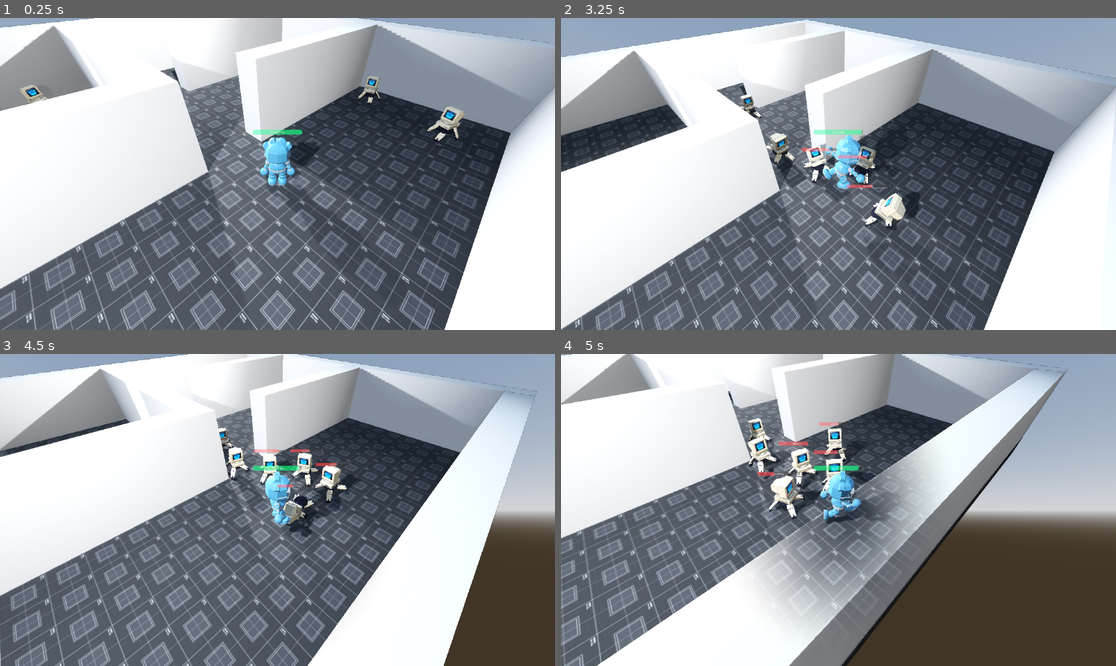
Above: before the commit, frames 1-4 (two rows, left to right).
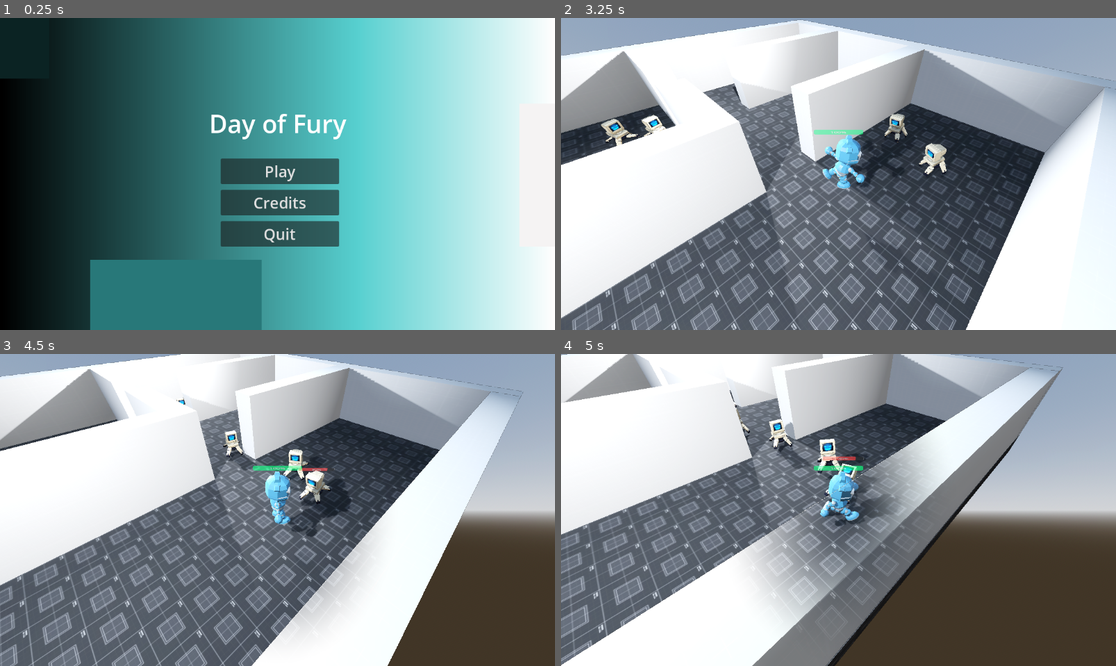
Above: after the commit, the same moments.

Repository: iparosds/Day-of-Fury
Game: Godot game, scene res://scenes/main_menu.tscn
The game is run twice, just before and just after one commit, with the same random seed, the same clock (stepped at 60 frames per second) and the same inputs. Before the commit the project starts from res://scenes/world.tscn.
Inputs (mouse positions are in pixels of both pictures, inside the frame that each line leads up to):
- Up to frame 1 (0.25 s): no input
- Up to frame 2 (3.25 s): click (838, 202) at 0.5 s, where only the run after the commit has a clickable "Credits"; click (838, 258) at 1.25 s, where only the run after the commit has a clickable "Main Menu"; click (838, 170) at 2 s, where only the run after the commit has a clickable "Play"; tap Enter (ui_accept) at 2.75, 3.02 s; move the mouse to (960, 158) at 2.77 s; hold D (right) from 2.78 s (still down); click (960, 158) at 2.85 s
- Up to frame 3 (4.5 s): move the mouse to (166, 525) at 3.52 s; release D (right) at 3.53 s; hold S (backward) 3.53-4.28 s; click (166, 525) at 3.6 s; tap Enter (ui_accept) at 3.77 s; move the mouse to (333, 441) at 4.27 s; hold D (right) from 4.28 s (still down); click (333, 441) at 4.35 s
- Up to frame 4 (5 s): keep holding D (right)

The runs differ from the first frame. In frame 1, 95% of the frame differs, in the area x 0-100%, y 0-100%; in frame 2, 24%; in frame 3, 30%; in frame 4, 20%.

Commit message:
criar main menu e game over

Diff:
--- a/project.godot
+++ b/project.godot
@@ -11,7 +11,7 @@
 [application]
 
 config/name="Day of Fury"
-run/main_scene="uid://sexva2yp2cww"
+run/main_scene="uid://dgguf4jnts01r"
 config/features=PackedStringArray("4.5", "Forward Plus")
 config/icon="res://icon.svg"
 
--- /dev/null
+++ b/scenes/main_menu.tscn
@@ -0,0 +1,222 @@
+[gd_scene load_steps=4 format=3 uid="uid://dgguf4jnts01r"]
+
+[ext_resource type="Script" uid="uid://eem0putghxav" path="res://scripts/main_menu.gd" id="1_l6cm7"]
+
+[sub_resource type="Gradient" id="Gradient_vue75"]
+offsets = PackedFloat32Array(0, 0.64324325, 1)
+colors = PackedColorArray(0, 0, 0, 1, 0.34117648, 0.8156863, 0.8156863, 1, 1, 1, 1, 1)
+
+[sub_resource type="GradientTexture1D" id="GradientTexture1D_l6cm7"]
+gradient = SubResource("Gradient_vue75")
+
+[node name="MainMenu" type="Control"]
+layout_mode = 3
+anchors_preset = 15
+anchor_right = 1.0
+anchor_bottom = 1.0
+grow_horizontal = 2
+grow_vertical = 2
+script = ExtResource("1_l6cm7")
+
+[node name="TextureRect" type="TextureRect" parent="."]
+layout_mode = 1
+anchors_preset = 15
+anchor_right = 1.0
+anchor_bottom = 1.0
+grow_horizontal = 2
+grow_vertical = 2
+texture = SubResource("GradientTexture1D_l6cm7")
+
+[node name="Control2" type="Control" parent="."]
+layout_mode = 1
+anchors_preset = 8
+anchor_left = 0.5
+anchor_top = 0.5
+anchor_right = 0.5
+anchor_bottom = 0.5
+offset_left = -20.0
+offset_top = -20.0
+offset_right = 20.0
+offset_bottom = 20.0
+grow_horizontal = 2
+grow_vertical = 2
+
+[node name="ColorRect" type="ColorRect" parent="Control2"]
+layout_mode = 0
+offset_left = -336.0
+offset_top = 209.0
+offset_right = 20.0
+offset_bottom = 941.0
+color = Color(0.15557122, 0.4723683, 0.4727434, 1)
+
+[node name="ColorRect2" type="ColorRect" parent="Control2"]
+layout_mode = 0
+offset_left = 555.0
+offset_top = -115.0
+offset_right = 1107.0
+offset_bottom = 182.0
+color = Color(0.9607843, 0.9529412, 0.9529412, 1)
+
+[node name="ColorRect3" type="ColorRect" parent="Control2"]
+layout_mode = 0
+offset_left = -1309.0
+offset_top = -907.0
+offset_right = -421.0
+offset_bottom = -167.0
+color = Color(0.043137256, 0.13725491, 0.13725491, 1)
+
+[node name="Control" type="Control" parent="."]
+layout_mode = 1
+anchors_preset = 8
+anchor_left = 0.5
+anchor_top = 0.5
+anchor_right = 0.5
+anchor_bottom = 0.5
+grow_horizontal = 2
+grow_vertical = 2
+
+[node name="GameLabel" type="Label" parent="Control"]
+layout_mode = 1
+anchors_preset = 8
+anchor_left = 0.5
+anchor_top = 0.5
+anchor_right = 0.5
+anchor_bottom = 0.5
+offset_left = -142.0
+offset_top = -141.0
+offset_right = 142.0
+offset_bottom = -69.0
+grow_horizontal = 2
+grow_vertical = 2
+theme_override_font_sizes/font_size = 52
+text = "Day of Fury"
+horizontal_alignment = 1
+vertical_alignment = 1
+
+[node name="CreditsLabel" type="Label" parent="Control"]
+visible = false
+layout_mode = 1
+anchors_preset = 8
+anchor_left = 0.5
+anchor_top = 0.5
+anchor_right = 0.5
+anchor_bottom = 0.5
+offset_left = -142.0
+offset_top = -175.0
+offset_right = 142.0
+offset_bottom = -103.0
+grow_horizontal = 2
+grow_vertical = 2
+theme_override_font_sizes/font_size = 52
+text = "Credits"
+horizontal_alignment = 1
+vertical_alignment = 1
+
+[node name="MainMenuContainer" type="VBoxContainer" parent="Control"]
+layout_mode = 1
+anchors_preset = 8
+anchor_left = 0.5
+anchor_top = 0.5
+anchor_right = 0.5
+anchor_bottom = 0.5
+offset_left = -118.0
+offset_top = -29.0
+offset_right = 128.0
+offset_bottom = 147.5
+grow_horizontal = 2
+grow_vertical = 2
+
+[node name="PlayButton" type="Button" parent="Control/MainMenuContainer"]
+layout_mode = 2
+theme_override_font_sizes/font_size = 32
+text = "Play"
+
+[node name="HSeparator" type="HSeparator" parent="Control/MainMenuContainer"]
+modulate = Color(1, 1, 1, 0)
+layout_mode = 2
+
+[node name="CreditsButton" type="Button" parent="Control/MainMenuContainer"]
+layout_mode = 2
+theme_override_font_sizes/font_size = 32
+text = "Credits"
+
+[node name="HSeparator2" type="HSeparator" parent="Control/MainMenuContainer"]
+modulate = Color(1, 1, 1, 0)
+layout_mode = 2
+
+[node name="QuitButton" type="Button" parent="Control/MainMenuContainer"]
+layout_mode = 2
+theme_override_font_sizes/font_size = 32
+text = "Quit"
+
+[node name="CreditsContainer" type="VBoxContainer" parent="Control"]
+visible = false
+layout_mode = 1
+anchors_preset = 8
+anchor_left = 0.5
+anchor_top = 0.5
+anchor_right = 0.5
+anchor_bottom = 0.5
+offset_left = -118.0
+offset_top = -29.0
+offset_right = 128.0
+offset_bottom = 147.5
+grow_horizontal = 2
+grow_vertical = 2
+
+[node name="Label" type="Label" parent="Control/CreditsContainer"]
+layout_mode = 2
+theme_override_font_sizes/font_size = 24
+text = "Eu"
+horizontal_alignment = 1
+vertical_alignment = 1
+
+[node name="Label2" type="Label" parent="Control/CreditsContainer"]
+layout_mode = 2
+theme_override_font_sizes/font_size = 24
+text = "Tu"
+horizontal_alignment = 1
+vertical_alignment = 1
+
+[node name="Label3" type="Label" parent="Control/CreditsContainer"]
+layout_mode = 2
+theme_override_font_sizes/font_size = 24
+text = "Ele"
+horizontal_alignment = 1
+vertical_alignment = 1
+
+[node name="Label4" type="Label" parent="Control/CreditsContainer"]
+layout_mode = 2
+theme_override_font_sizes/font_size = 24
+text = "Nos"
+horizontal_alignment = 1
+vertical_alignment = 1
+
+[node name="Label5" type="Label" parent="Control/CreditsContainer"]
+layout_mode = 2
+theme_override_font_sizes/font_size = 24
+text = "Vos"
+horizontal_alignment = 1
+vertical_alignment = 1
+
+[node name="Label6" type="Label" parent="Control/CreditsContainer"]
+layout_mode = 2
+theme_override_font_sizes/font_size = 24
+text = "Eles"
+horizontal_alignment = 1
+vertical_alignment = 1
+
+[node name="HSeparator2" type="HSeparator" parent="Control/CreditsContainer"]
+modulate = Color(1, 1, 1, 0)
+layout_mode = 2
+
+[node name="MainMenuButton" type="Button" parent="Control/CreditsContainer"]
+layout_mode = 2
+theme_override_font_sizes/font_size = 32
+text = "Main Menu"
+
+[connection signal="item_rect_changed" from="." to="." method="_on_item_rect_changed"]
+[connection signal="pressed" from="Control/MainMenuContainer/PlayButton" to="." method="_on_play_button_pressed"]
+[connection signal="pressed" from="Control/MainMenuContainer/CreditsButton" to="." method="_on_credits_button_pressed"]
+[connection signal="pressed" from="Control/MainMenuContainer/QuitButton" to="." method="_on_quit_button_pressed"]
+[connection signal="pressed" from="Control/CreditsContainer/MainMenuButton" to="." method="_on_main_menu_button_pressed"]
--- a/scenes/world.tscn
+++ b/scenes/world.tscn
@@ -7,6 +7,20 @@
 [ext_resource type="Material" uid="uid://ckn4iqgf3jxcm" path="res://materials/floor_material.tres" id="5_e3hyu"]
 [ext_resource type="Material" uid="uid://cwjli7ix2o4yc" path="res://materials/wall_material.tres" id="6_q5onr"]
 [ext_resource type="Script" uid="uid://db8gnroasgryu" path="res://scripts/world/auto_hider.gd" id="7_jhx03"]
+[ext_resource type="Script" uid="uid://bknnd4kfmq2d5" path="res://scripts/world/game_over.gd" id="9_7r4gi"]
+
+[sub_resource type="PackedScene" id="PackedScene_4mrxx"]
+_bundled = {
+"conn_count": 0,
+"conns": PackedInt32Array(),
+"editable_instances": [],
+"names": PackedStringArray("GameOver", "process_mode", "script", "Node3D"),
+"node_count": 1,
+"node_paths": [],
+"nodes": PackedInt32Array(-1, -1, 3, 0, -1, 2, 1, 0, 2, 1, 0),
+"variants": [3, ExtResource("9_7r4gi")],
+"version": 3
+}
 
 [sub_resource type="ProceduralSkyMaterial" id="ProceduralSkyMaterial_jyhfs"]
 sky_horizon_color = Color(0.66224277, 0.6717428, 0.6867428, 1)
@@ -29,8 +43,16 @@
 vertices = PackedVector3Array(-5.2575693, 4, -9, -5.0075693, 4, -1.75, -5.0075693, 4, -9, 0.9924307, 4, -9.25, 1.492430 …(861 unchanged characters)…
 polygons = [PackedInt32Array(2, 1, 0), PackedInt32Array(5, 4, 3), PackedInt32Array(8, 7, 6), PackedInt32Array(11, 10, 9 …(1248 unchanged characters)…
 
+[sub_resource type="Gradient" id="Gradient_4mrxx"]
+offsets = PackedFloat32Array(0, 0.5837838, 1)
+colors = PackedColorArray(0, 0, 0, 1, 1, 0.16470589, 0.1764706, 1, 1, 1, 1, 1)
+
+[sub_resource type="GradientTexture1D" id="GradientTexture1D_7r4gi"]
+gradient = SubResource("Gradient_4mrxx")
+
 [node name="world" type="Node3D"]
 script = ExtResource("1_i7141")
+game_over_scene = SubResource("PackedScene_4mrxx")
 
 [node name="WorldEnvironment" type="WorldEnvironment" parent="."]
 environment = SubResource("Environment_tefeu")
@@ -155,3 +177,89 @@
 material_override = ExtResource("6_q5onr")
 use_collision = true
 size = Vector3(1, 3, 8)
+
+[node name="UI" type="CanvasLayer" parent="."]
+process_mode = 3
+
+[node name="GameOver" type="Control" parent="UI"]
+process_mode = 3
+layout_mode = 3
+anchors_preset = 15
+anchor_right = 1.0
+anchor_bottom = 1.0
+grow_horizontal = 2
+grow_vertical = 2
+script = ExtResource("9_7r4gi")
+
+[node name="TextureRect" type="TextureRect" parent="UI/GameOver"]
+layout_mode = 1
+anchors_preset = 15
+anchor_right = 1.0
+anchor_bottom = 1.0
+grow_horizontal = 2
+grow_vertical = 2
+texture = SubResource("GradientTexture1D_7r4gi")
+
+[node name="Control" type="Control" parent="UI/GameOver"]
+layout_mode = 1
+anchors_preset = 15
+anchor_right = 1.0
+anchor_bottom = 1.0
+grow_horizontal = 2
+grow_vertical = 2
+
+[node name="Label" type="Label" parent="UI/GameOver/Control"]
+layout_mode = 1
+anchors_preset = 8
+anchor_left = 0.5
+anchor_top = 0.5
+anchor_right = 0.5
+anchor_bottom = 0.5
+offset_left = -141.5
+offset_top = -140.0
+offset_right = 141.5
+offset_bottom = -68.0
+grow_horizontal = 2
+grow_vertical = 2
+theme_override_font_sizes/font_size = 52
+text = "Game Over"
+horizontal_alignment = 1
+vertical_alignment = 1
+
+[node name="VBoxContainer" type="VBoxContainer" parent="UI/GameOver/Control"]
+layout_mode = 1
+anchors_preset = 8
+anchor_left = 0.5
+anchor_top = 0.5
+anchor_right = 0.5
+anchor_bottom = 0.5
+offset_left = -83.0
+offset_top = -44.0
+offset_right = 83.0
+offset_bottom = 44.0
+grow_horizontal = 2
+grow_vertical = 2
+
+[node name="RestartGameButton" type="Button" parent="UI/GameOver/Control/VBoxContainer"]
+process_mode = 3
+layout_mode = 2
+size_flags_horizontal = 3
+size_flags_vertical = 3
+theme_override_font_sizes/font_size = 24
+text = "Restart Game"
+
+[node name="HSeparator" type="HSeparator" parent="UI/GameOver/Control/VBoxContainer"]
+modulate = Color(1, 1, 1, 0)
+layout_mode = 2
+
+[node name="MainMenuButton" type="Button" parent="UI/GameOver/Control/VBoxContainer"]
+process_mode = 3
+layout_mode = 2
+size_flags_horizontal = 3
+size_flags_vertical = 6
+theme_override_font_sizes/font_size = 24
+text = "Main Menu"
+metadata/_edit_use_anchors_ = true
+
+[connection signal="pressed" from="UI/GameOver/Control/VBoxContainer/RestartGameButton" to="UI/GameOver" method="_on_restart_game_button_pressed"]
+[connection signal="pressed" from="UI/GameOver/Control/VBoxContainer/MainMenuButton" to="UI/GameOver" method="_on_main_menu_button_pressed"]
--- a/scripts/enemies/spider/spider.gd
+++ b/scripts/enemies/spider/spider.gd
@@ -138,9 +138,14 @@
 	player_in_range = false
 
 
+# Ativa o hitbox de ataque do spider.
+# Essa função é chamada via AnimationPlayer (track de chamada de método)
 func attack_hitbox_enable() -> void:
 	spider_hit_box.enable()
 
 
+# Desativa o hitbox de ataque do spider.
+# Também é chamada pela animação para garantir que o dano
+# só seja aplicado durante os frames corretos do ataque.
 func attack_hitbox_disable() -> void:
 	spider_hit_box.disable()
--- /dev/null
+++ b/scripts/main_menu.gd
@@ -0,0 +1,69 @@
+extends Control
+
+# Nó que recebe o efeito de parallax (movimento suave)
+@onready var control_2: Control = $Control2
+# Containers de UI
+@onready var main_menu_container: VBoxContainer = $Control/MainMenuContainer
+@onready var credits_container: VBoxContainer = $Control/CreditsContainer
+# Labels de título
+@onready var game_label: Label = $Control/GameLabel
+@onready var credits_label: Label = $Control/CreditsLabel
+
+# Centro da tela, usado como referência para o parallax
+var center: Vector2
+
+
+func _ready() -> void:
+	# Garante que o jogo não esteja pausado ao entrar no menu
+	get_tree().paused = false
+	# Mouse visível para interação com a UI
+	Input.mouse_mode = Input.MOUSE_MODE_VISIBLE
+	# Calcula o centro da tela
+	center = get_viewport_rect().size * 0.5
+	# Estado inicial: menu principal visível, créditos ocultos
+	main_menu_container.visible = true
+	game_label.visible = true
+	credits_container.visible = false
+	credits_label.visible = false
+
+
+func _process(delta: float) -> void:
+	# Efeito de parallax:
+	# move o Control2 suavemente em direção ao offset calculado pelo mouse
+	var offset = center - get_global_mouse_position() * 0.1
+	control_2.position = control_2.position.lerp(offset, 8.0 * delta)
+
+
+func _on_play_button_pressed() -> void:
+	# Inicia o jogo carregando a cena principal
+	get_tree().change_scene_to_file("res://scenes/world.tscn")
+
+
+func _on_credits_button_pressed() -> void:
+	# Alterna para a tela de créditos
+	main_menu_container.visible = false
+	game_label.visible = false
+	credits_container.visible = true
+	credits_label.visible = true
+
+
+func _on_main_menu_button_pressed() -> void:
+	# Retorna da tela de créditos para o menu principal
+	credits_container.visible = false
+	credits_label.visible = false
+	main_menu_container.visible = true
+	game_label.visible = true
+
+
+func _on_quit_button_pressed() -> void:
+	# Encerra o jogo
+	get_tree().paused = false
+	get_tree().quit()
+
+
+func _on_item_rect_changed() -> void:
+	# Recalcula o centro da tela ao redimensionar a janela
+	center = get_viewport_rect().size * 0.5
+	# Reposiciona o Control2 no novo centro
+	if control_2 != null:
+		control_2.global_position = center
--- a/scripts/player/player.gd
+++ b/scripts/player/player.gd
@@ -20,6 +20,7 @@
 @export var max_health: int = 100
 
 signal health_changed(current: int, max: int)
+signal died
 
 # Vida atual do player
 var health: int
@@ -222,7 +223,7 @@
 	# Morte: recarrega a cena inteira (reseta tudo)
 	if health <= 0:
 		_set_state(PlayerState.DEATH)
-		call_deferred("_reload_after_death")
+		call_deferred("emit_died_after_death")
 		return
 	# Entra em HURT (interrompível pelo input, como você já fez no _physics_process)
 	_set_state(PlayerState.HURT)
@@ -233,7 +234,7 @@
 	apply_ground_state_by_input(is_on_floor())
 
 
-func _reload_after_death() -> void:
-	# Tempo entre a animação de morte e o jogo resetar.
+func emit_died_after_death() -> void:
+	# deixa a “animação de morte” acontecer (no seu caso é Hurt)
 	await get_tree().create_timer(2.5).timeout
-	get_tree().reload_current_scene()
+	emit_signal("died")
--- /dev/null
+++ b/scripts/world/game_over.gd
@@ -0,0 +1,23 @@
+extends Control
+
+func _ready() -> void:
+	# Permite que a UI funcione mesmo com o jogo pausado
+	process_mode = Node.PROCESS_MODE_ALWAYS
+
+
+func _on_restart_game_button_pressed() -> void:
+	# Remove a pausa do jogo
+	get_tree().paused = false
+	# Captura o mouse novamente para o gameplay
+	Input.mouse_mode = Input.MOUSE_MODE_CAPTURED
+	# Recarrega a cena atual (reinicia o jogo)
+	get_tree().reload_current_scene()
+
+
+func _on_main_menu_button_pressed() -> void:
+	# Remove a pausa do jogo
+	get_tree().paused = false
+	# Libera o mouse para interação com a UI
+	Input.mouse_mode = Input.MOUSE_MODE_VISIBLE
+	# Retorna para a cena do menu principal
+	get_tree().change_scene_to_file("res://scenes/main_menu.tscn")
--- a/scripts/world/world.gd
+++ b/scripts/world/world.gd
@@ -1,15 +1,35 @@
 extends Node3D
 
-# Referência ao player usada como alvo global dos inimigos
+# Referência ao player da cena
 @onready var player: CharacterBody3D = $player
+# Referência à UI de Game Over
+@onready var game_over: Control = $UI/GameOver
+# Cena de Game Over
+@export var game_over_scene: PackedScene
+
+
+func _ready() -> void:
+	# Garante que a tela de Game Over inicia invisível
+	game_over.visible = false
+	# Conecta o sinal de morte do player
+	player.died.connect(on_player_died)
+
+
+func on_player_died() -> void:
+	# Exibe a tela de Game Over
+	game_over.visible = true
+	# Pausa o jogo inteiro
+	get_tree().paused = true
+	# Libera o mouse para interação com a UI
+	Input.mouse_mode = Input.MOUSE_MODE_VISIBLE
 
 
 func _physics_process(_delta: float) -> void:
+	# Se o player não existir mais, não atualiza inimigos
 	if not is_instance_valid(player):
 		return
-	# A cada frame de física, envia a posição atual do player
-	# para todos os nós do grupo "enemies", permitindo que cada
-	# inimigo atualize seu NavigationAgent e persiga o jogador
+	# Envia continuamente a posição do player para todos os inimigos
+	# do grupo "enemies", permitindo que atualizem seu pathfinding
 	get_tree().call_group(
 		"enemies",
 		"update_target_location",
Not shown: 1 places in scenes/world.tscn that only renumber resources
Not shown, added: scripts/main_menu.gd.uid
Not shown, added: scripts/world/game_over.gd.uid
